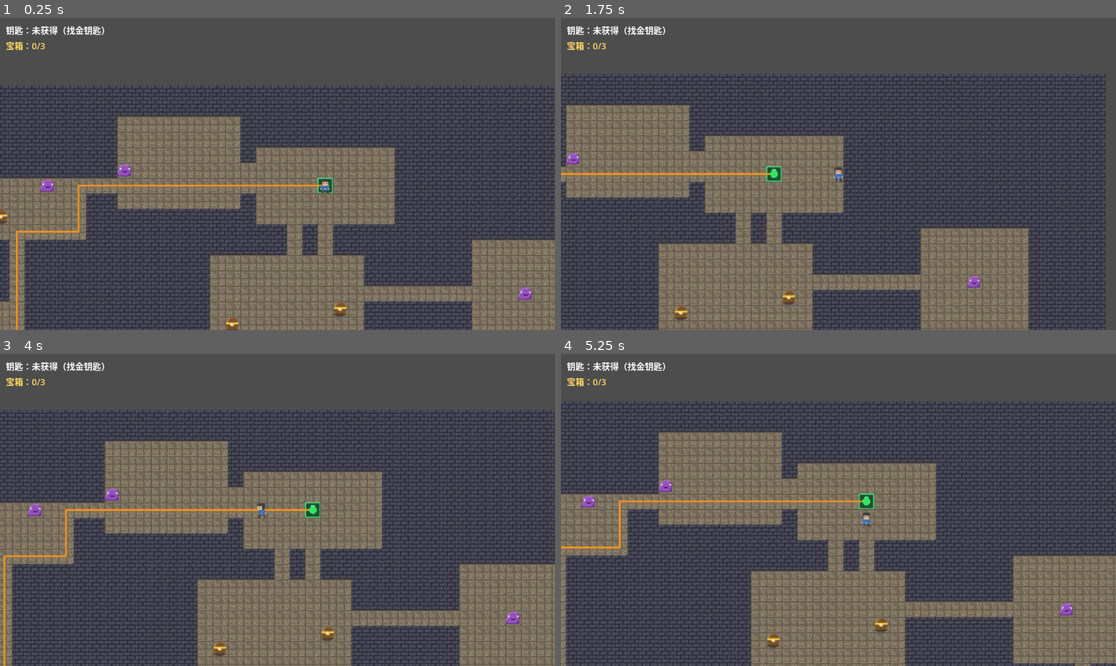
Above: before the commit, frames 1-4 (two rows, left to right).
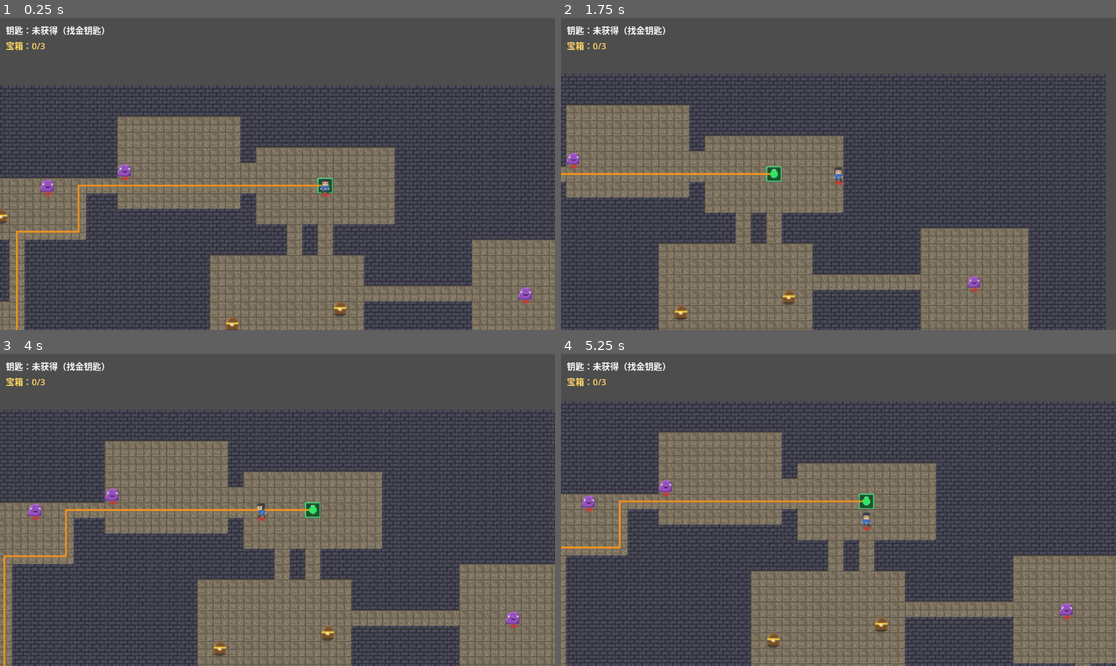
Above: after the commit, the same moments.

Repository: longray/godot_learn
Game: Godot game, scene res://lessons/lesson03_playable/lesson03.tscn
Same seed, same stepped clock (60 frames per second), same inputs: the game is played once before the commit and once after it.
Inputs (mouse positions are in pixels of both pictures, inside the frame that each line leads up to):
- Up to frame 1 (0.25 s): no input
- Up to frame 2 (1.75 s): tap Enter at 0.5 s; move the mouse to (960, 158) at 0.52 s; hold D (move_right) 0.53-1.25 s; tap R at 0.6 s; click (960, 158) at 0.67 s; drag from (727, 189) to (683, 311) at 1.27 s
- Up to frame 3 (4 s): tap Space at 2 s; move the mouse to (333, 441) at 2.02 s; hold D (move_right) 2.03-2.75 s; tap R at 2.1, 3.6 s; drag from (249, 572) to (16, 494) at 2.77 s; tap Enter at 3.5 s; move the mouse to (444, 556) at 3.52 s; hold A (move_left) from 3.53 s (still down)
- Up to frame 4 (5.25 s): release A (move_left) at 4.25 s; drag from (672, 463) to (927, 634) at 4.27 s; tap Space at 5 s; move the mouse to (866, 510) at 5.02 s; hold S (move_down) from 5.03 s (still down); tap R at 5.1 s; click (866, 510) at 5.17 s

The runs differ from the first frame. In frame 1, less than 0.1% of the frame differs, in the area x 7-96%, y 50-92%; in frame 2, less than 0.1%; in frame 3, less than 0.1%; in frame 4, less than 0.1%.

Commit message:
fix: 影子不可见根因修复——z_index=-1 被 TileMapLayer 盖住
- 根因：Shadow z=-1 相对父级累加后有效 z=-1 < TileMapLayer z=0，
  影子画在所有地板之下被完全遮挡（从未显示过，非透明度问题）
- 修复：删 z_index（默认 0），Shadow 节点本就在 Sprite2D 之前，
  同层按树序先画影子后画身体——标准 2D 层叠做法
- 验证模式：shadow.png 临时改纯红不透明（确认可见后调回深色半透明）
- 踩坑：2D 中"画在角色下面"用同层树序，勿用负 z_index（会沉到 TileMap 底）

Diff:
--- a/2d_rpg_dungeon/lessons/lesson03_playable/enemy.tscn
+++ b/2d_rpg_dungeon/lessons/lesson03_playable/enemy.tscn
@@ -14,7 +14,6 @@
 script = ExtResource("1_enemy")
 
 [node name="Shadow" type="Sprite2D" parent="."]
-z_index = -1
 position = Vector2(0, 4)
 texture = ExtResource("3_shadow")
 
--- a/2d_rpg_dungeon/lessons/lesson03_playable/player.tscn
+++ b/2d_rpg_dungeon/lessons/lesson03_playable/player.tscn
@@ -11,7 +11,6 @@
 script = ExtResource("1_player")
 
 [node name="Shadow" type="Sprite2D" parent="."]
-z_index = -1
 position = Vector2(0, 5)
 texture = ExtResource("3_shadow")
 
Binary file changed: 2d_rpg_dungeon/assets/sprites/shadow.png
Not shown, changed: 2d_rpg_dungeon/assets/sprites/generate_sprites.ps1
